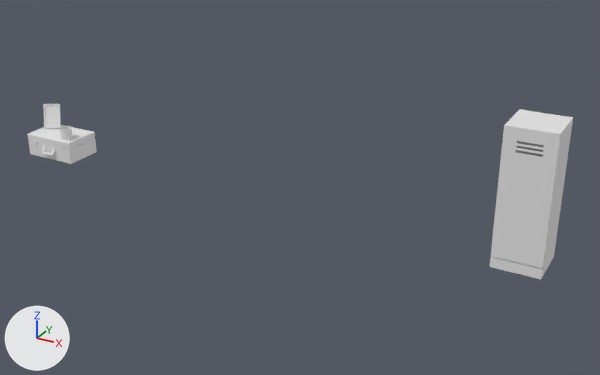
The Blender file ponorka/Stuff/RandomStuff.blend, before and after one commit.
Both versions are drawn from a 50 mm lens placed at (18.1, -30.4, 16.3), pointed at (1.4, 0.2, 1.0). Arrows for +X, +Y and +Z are at lower left; the lights stay in place.

In view in the first picture: 'Cylinder', 'Kufr', 'Locker', 'LockerDoor', 'Picture'.
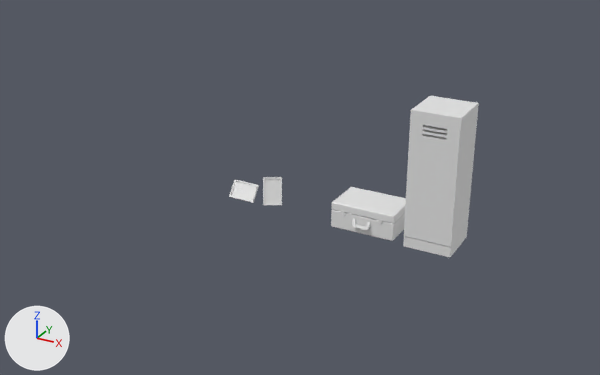
Pixel boxes (x1, y1, x2, y2) of what changed, in the pictures (600 x 375 px):
```json
{"object": "Locker", "change": "reshaped, moved", "before": [490, 109, 573, 279], "after": [403, 96, 479, 257], "on screen": "8% narrower"}
{"object": "LockerDoor", "change": "deleted", "before": [491, 124, 561, 268]}
{"object": "Kufr", "change": "moved", "before": [27, 125, 97, 164], "after": [331, 187, 406, 241]}
{"object": "Picture", "change": "moved", "before": [43, 104, 61, 128], "after": [263, 177, 282, 205]}
{"object": "Picture.001", "change": "added", "after": [229, 180, 259, 203]}
{"object": "Cylinder", "change": "deleted", "before": [60, 126, 72, 140]}
{"part": 1, "of": "me_cube_007", "change": "added", "after": [404, 109, 462, 247]}
```

The change, as JSON lines over the scene's bpy script:
```json
{"block": "me_cube_007", "where": "# used by ob_locker; location = (11.7, 0.0, 0.0)"}
{"op": "remove", "block": "me_cube_007", "code": "me_cube_007.from_pydata(...)  # 28 vertices, 28 faces; spans x -1.0..1.05, y -1.1..1.0, z 0.0..6.0"}
{"op": "add", "block": "me_cube_007", "code": "me_cube_007.from_pydata(...)  # 60 vertices, 76 faces; spans x -1.0..1.05, y -1.13..1.0, z 0.0..6.0"}
{"block": "me_cube_007", "change": "me_cube_007 part 1: a new loose piece of 32 vertices spanning x -1.0..1.05, y -1.13..-1.0, z 0.5..6.0"}
{"op": "add", "block": "me_cube_003", "code": ["me_cube_003 = bpy.data.meshes.new('Cube.003')", "me_cube_003.from_pydata(...)  # 24 vertices, 22 faces; spans x -0.482..0.548, y -0.516..0.397, z 0.0..1.263"]}
{"op": "set", "path": "ob_picture.location", "old": "(-13.99, 0.5, 1.21)", "new": "(0.0, 0.0, 0.0)"}
{"op": "set", "path": "ob_locker.location", "old": "(11.7, 0.0, 0.0)", "new": "(8.0, 0.0, 0.0)"}
{"op": "remove", "block": "ob_lockerdoor", "code": ["ob_lockerdoor = bpy.data.objects.new('LockerDoor', me_cube_008)", "ob_lockerdoor.parent = ob_locker", "ob_lockerdoor.matrix_parent_inverse = Matrix(((1.0, 0.0, 0.0, -11.7), (0.0, 1.0, 0.0, 0.0), (0.0, 0.0, 1.0, 0.0), (0.0, 0.0, 0.0, 1.0)))", "ob_lockerdoor.location = (11.8, -1.0, 3.3)"]}
{"op": "set", "path": "ob_kufr.location", "old": "(-13.0, 0.0, 0.04)", "new": "(5.0, 0.0, 0.04)"}
{"op": "remove", "block": "ob_cylinder", "code": ["ob_cylinder = bpy.data.objects.new('Cylinder', me_cylinder)", "ob_cylinder.location = (-12.15, -0.46, 1.21)"]}
{"op": "add", "block": "ob_picture_001", "code": ["ob_picture_001 = bpy.data.objects.new('Picture.001', me_cube_003)", "ob_picture_001.location = (-2.0, 0.0, 0.22)", "ob_picture_001.rotation_euler = (-1.347, 0.438, -1.761)  # degrees (-77, 25, -101)"]}
```
